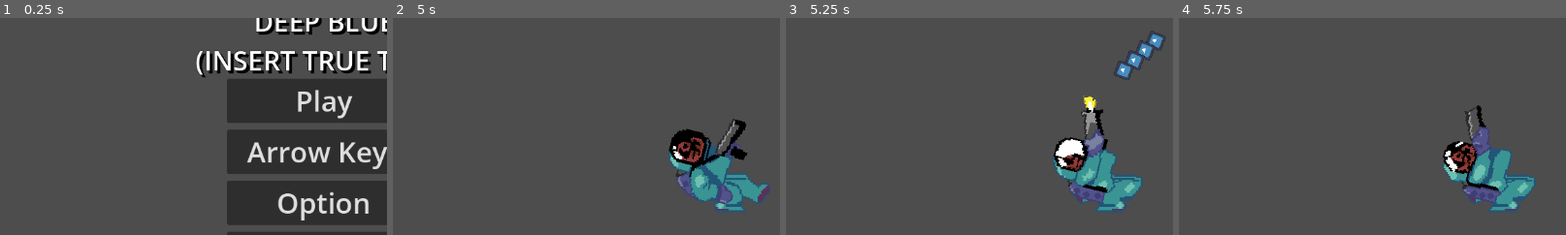
Above: before the commit, frames 1-4 (left to right).
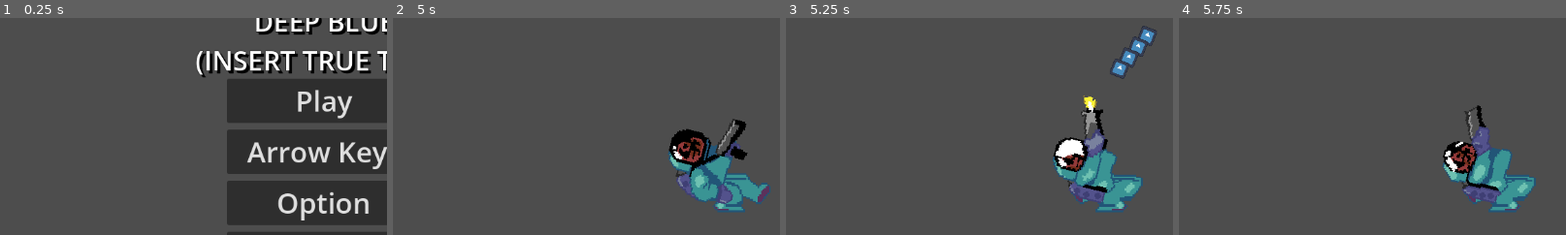
Above: after the commit, the same moments.

Repository: Mana-cott/GJJ-2025
Game: Godot game, scene res://scenes/menu.tscn
Same seed, same stepped clock (60 frames per second), same inputs: the game is played once before the commit and once after it. The engine's default icon, where the game draws it, is replaced by a stand-in: a white triangle on a blue panel in a dark square.
Inputs (mouse positions are % of the whole screen's width and height, from its top left):
- Up to frame 1 (0.25 s): no input
- Up to frame 2 (5 s): click "Play" at 0.5 s; move the mouse to (72, 45) at 1.27 s; hold D (move_right) 1.28-2.78 s; tap S (crouch) at 1.35 s; tap Space (jump) at 1.52, 2.27, 3.77, 4.52 s; move the mouse to (30, 55) at 2.02 s; tap Down (look_down) at 2.1 s; move the mouse to (60, 28) at 2.77 s; hold A (move_left) 2.78-3.53 s; hold Left (look_left) 2.78-3.53 s; move the mouse to (45, 70) at 3.52 s; hold D (move_right) from 3.53 s (still down); tap Right (look_right) at 3.6 s; move the mouse to (80, 65) at 4.27 s; hold Up (look_up) from 4.28 s (still down); tap R (reload) at 4.9 s
- Up to frame 3 (5.25 s): move the mouse to (20, 35) at 5.02 s; release D (move_right) at 5.03 s; release Up (look_up) at 5.03 s; hold A (move_left) from 5.03 s (still down); click (20, 35) at 5.1 s
- Up to frame 4 (5.75 s): keep holding A (move_left); tap Space (jump) at 5.27 s
The pictures show only the part of the screen within x 8-58%, y 13-63%; the shares and areas given below are measured in that part.

Frames 1-2 are identical in both runs. In frame 3, 1.1% of the frame differs, in the area x 83-98%, y 3-29%; in frame 4, nothing differs.

Commit message:
add ricochet for bullet ,

Diff:
--- a/globalgamejambubbles/scenes/bullet.tscn
+++ b/globalgamejambubbles/scenes/bullet.tscn
@@ -6,10 +6,10 @@
 [sub_resource type="RectangleShape2D" id="RectangleShape2D_y827y"]
 size = Vector2(25, 24)
 
-[node name="Bullet" type="Area2D"]
-position = Vector2(587, 307)
+[node name="Bullet" type="CharacterBody2D"]
 collision_layer = 0
-collision_mask = 0
+collision_mask = 2
+motion_mode = 1
 script = ExtResource("1_qicvy")
 
 [node name="Sprite2D" type="Sprite2D" parent="."]
@@ -21,9 +21,8 @@
 shape = SubResource("RectangleShape2D_y827y")
 
 [node name="Timer" type="Timer" parent="."]
-wait_time = 2.037
+wait_time = 5.031
 one_shot = true
 autostart = true
 
-[connection signal="body_entered" from="." to="." method="_on_body_entered"]
 [connection signal="timeout" from="Timer" to="." method="_on_timer_timeout"]
--- a/globalgamejambubbles/scenes/main.tscn
+++ b/globalgamejambubbles/scenes/main.tscn
@@ -10,7 +10,8 @@
 7:6/0/physics_layer_0/polygon_0/points = PackedVector2Array(-24.0416, -23.3345, 22.6274, -23.3345, 22.981, 24.3952, -22.981, 22.981)
 
 [sub_resource type="TileSet" id="TileSet_c3vnh"]
-physics_layer_0/collision_layer = 1
+physics_layer_0/collision_layer = 3
+physics_layer_0/collision_mask = 3
 sources/0 = SubResource("TileSetAtlasSource_hints")
 
 [node name="Main" type="Node2D"]
--- a/globalgamejambubbles/scripts/bullet.gd
+++ b/globalgamejambubbles/scripts/bullet.gd
@@ -1,31 +1,33 @@
-#extends CharacterBody2D
-
-extends Area2D
+extends CharacterBody2D
 
 const RICOCHET = 3;
-const DURATION = 1.0
 
 var pos:Vector2
 var rot:float
 var dir:float
 var speed = 1000
-
-@onready var timer = $Timer
+var ricochet
 
 
 func _ready():
 	global_position = pos
-	global_rotation = rot - ((2*PI)/4)
-	timer.set_wait_time(DURATION)
-	print(position)
+	global_rotation = rot #- ((2*PI)/4)
+	velocity = Vector2(speed,0).rotated(dir)
+	ricochet = RICOCHET
 
 
 func _physics_process(delta):
-	position += transform.x * speed * delta
-	#velocity = Vector2(speed,0).rotated(dir)
-	speed -= (speed/100 +5)
-	#print(rot)
-	#move_and_slide()
+
+	var collision = move_and_collide(velocity * delta)
+	if collision:
+		if ricochet > 0:
+			velocity = velocity.bounce(collision.get_normal())
+			ricochet -= 1
+		else:
+			disappear()
+	else:
+		velocity.x -= ((velocity.x/100 +5)/2.3)
+
 
 #maybe a little animation before deleted the bublle
 func disappear():
@@ -35,9 +37,4 @@
 
 func _on_timer_timeout() -> void:
 	#print("disappear")
-	disappear() # Replace with function body.
-
-
-func _on_body_entered(body: Node2D) -> void:
-	print(" rerere tk ")
-	disappear() # Replace with function body.
+	disappear()
Not shown: 1 places in globalgamejambubbles/scenes/player.tscn that only renumber resources
